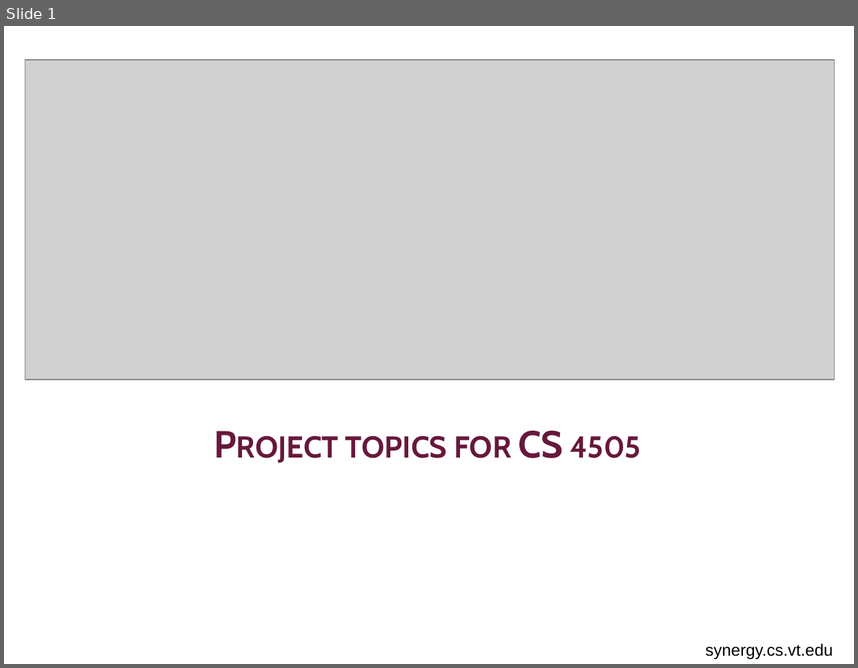
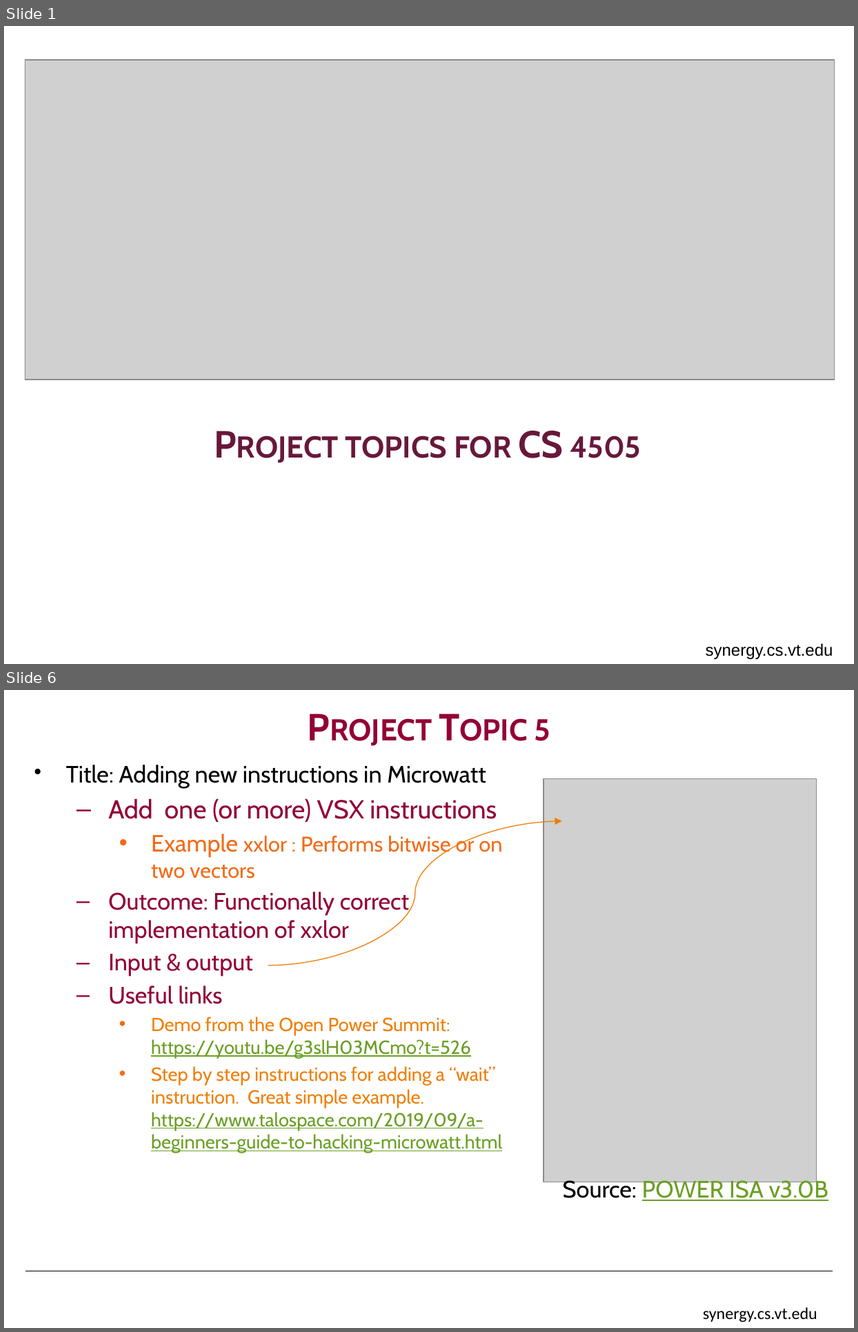
Before and after one commit to w-feng/CompArch-MIPS-POWER, a slide deck: Projects/CS4504_project_ideas.pptx. Shown one above the other, each under a label of ours: slide 1 before the commit, slides 1 and 6 after it; the slides between them are not shown. The pictures are 858x668 and 858x1332 pixels, drawn with LibreOffice and Linux fonts; fonts in the diff are those of the drawing; grey boxes stand for pictures; background and template pictures are left out. Boxes give left, top, right and bottom in pixels: in the first picture for what was removed or moved away, otherwise in the second. Text is boxed around its words. In the diff, an @@ line names an element or a change of style, - is before the commit and + after.

```diff
--- a/Projects/CS4504_project_ideas.pptx
+++ b/Projects/CS4504_project_ideas.pptx
@@ slide 6 added at (4, 690, 854, 1328), background #FFFFFF @@
@@ title added at (535, 719, 551, 741), 32 pt, text #930035, bold, small capitals @@
+Project Topic 5
@@ text added at (66, 765, 502, 1152), 16 pt, text #6B9F25 @@
+• Title: Adding new instructions in Microwatt
+  – Add one (or more) VSX instructions
+    • Example xxlor : Performs bitwise or on two vectors
+  – Outcome: Functionally correct implementation of xxlor
+  – Input & output
+  – Useful links
+    • Demo from the Open Power Summit: https://youtu.be/g3slH03MCmo?t=526
+    • Step by step instructions for adding a “wait” instruction. Great simple example. https://www.talospace.com/2019/09/a-beginners-guide-to-hacking-microwatt.html
@@ picture added at (544, 778, 817, 1181) @@
@@ curved arrow added from (268, 965) to (562, 821), #F07C03 0.75 pt @@
@@ text added at (563, 1177, 829, 1203), 20 pt, text #6B9F25, underline @@
+Source: POWER ISA v3.0B
@@ line added from (25, 1270) to (833, 1270), #000000 0.75 pt @@
@@ text added at (703, 1307, 818, 1321), 14 pt, text #000000 @@
+synergy.cs.vt.edu
```
Also in this commit, not shown: 4 slides changed.
